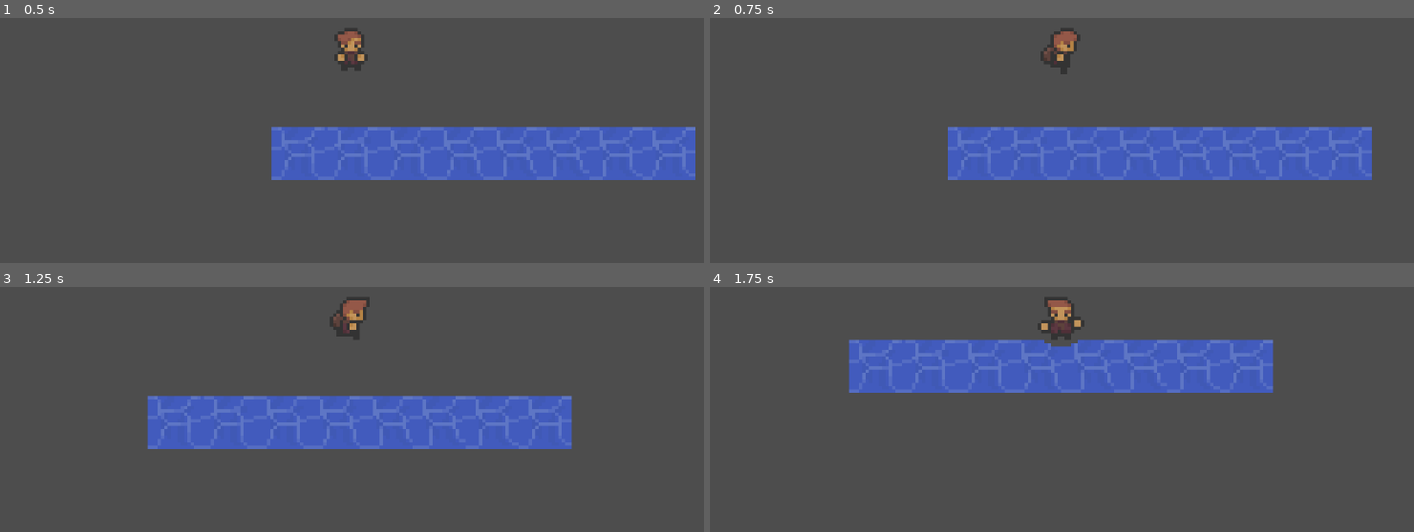
Above: before the commit, frames 1-4 (two rows, left to right).
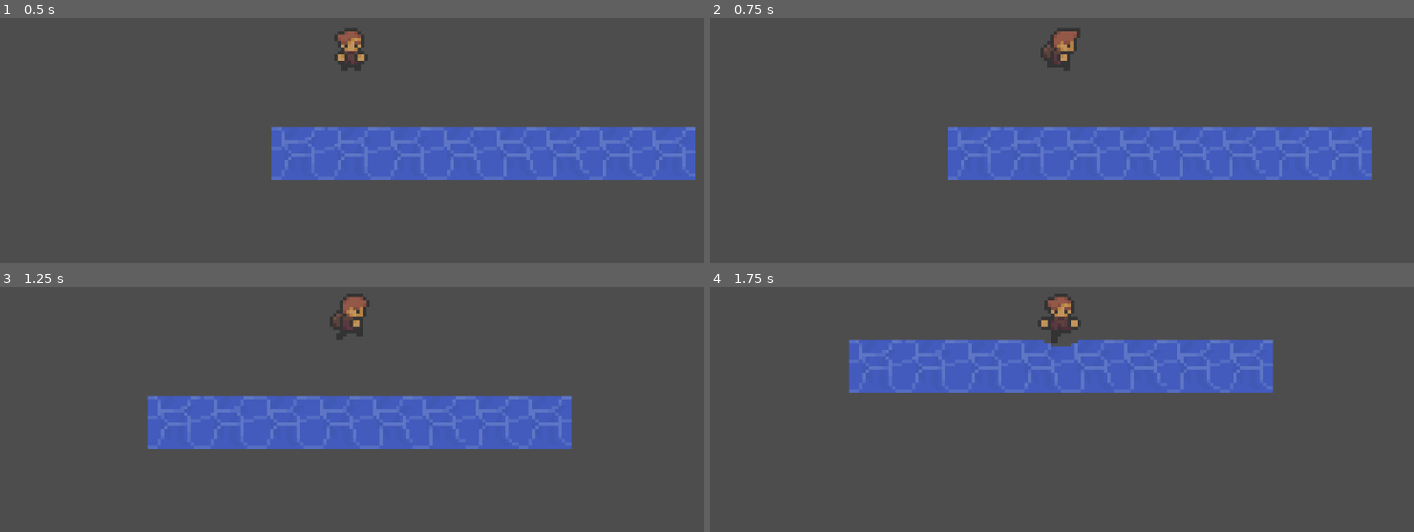
Above: after the commit, the same moments.

Repository: lilmax6969/small-seed_island-gd
Game: Godot game, scene res://scene/test.tscn
Two runs of this game, one before a commit and one after it. Both use one fixed random seed, a clock stepped at 60 frames per second and the inputs below.
Inputs (mouse positions are in pixels of both pictures, inside the frame that each line leads up to):
- Up to frame 1 (0.5 s): no input
- Up to frame 2 (0.75 s): move the mouse to (1230, 49) at 0.52 s; hold D (right) from 0.53 s (still down); click (1230, 49) at 0.6 s
- Up to frame 3 (1.25 s): keep holding D (right)
- Up to frame 4 (1.75 s): move the mouse to (907, 360) at 1.27 s; release D (right) at 1.28 s; hold S (down) from 1.28 s (still down); click (907, 360) at 1.35 s

Frame 1 is identical in both runs. In frame 2, 0.2% of the frame differs, in the area x 46-53%, y 4-23%; in frame 3, 0.3%; in frame 4, 0.4%, in the area x 46-54%, y 2-23%.

Commit message:
add attack animation

Diff:
--- a/scene/player.tscn
+++ b/scene/player.tscn
@@ -1,7 +1,107 @@
-[gd_scene load_steps=41 format=3 uid="uid://c1kiaciyi3cr3"]
+[gd_scene load_steps=69 format=3 uid="uid://c1kiaciyi3cr3"]
 
 [ext_resource type="Script" path="res://scripts/player.gd" id="1_3lobu"]
+[ext_resource type="Texture2D" uid="uid://ca7tt33fh8rwf" path="res://assets/Char_Sprites/char_attack_down_anim_strip_6.png" id="2_4yai7"]
 [ext_resource type="Texture2D" uid="uid://yje5tfmvy4wn" path="res://assets/Char_Sprites/char_spritesheet.png" id="2_a8cy8"]
+[ext_resource type="Texture2D" uid="uid://dy1s6f1jhwvhp" path="res://assets/Char_Sprites/char_attack_left_anim_strip_6.png" id="3_mec2j"]
+[ext_resource type="Texture2D" uid="uid://bajj7ux4nalsi" path="res://assets/Char_Sprites/char_attack_right_anim_strip_6.png" id="4_5yq8v"]
+[ext_resource type="Texture2D" uid="uid://n0ljtp6658xt" path="res://assets/Char_Sprites/char_attack_up_anim_strip_6.png" id="5_nknb7"]
+
+[sub_resource type="AtlasTexture" id="AtlasTexture_u5lw0"]
+atlas = ExtResource("2_4yai7")
+region = Rect2(0, 0, 48, 32)
+
+[sub_resource type="AtlasTexture" id="AtlasTexture_50erd"]
+atlas = ExtResource("2_4yai7")
+region = Rect2(48, 0, 48, 32)
+
+[sub_resource type="AtlasTexture" id="AtlasTexture_u0ggu"]
+atlas = ExtResource("2_4yai7")
+region = Rect2(96, 0, 48, 32)
+
+[sub_resource type="AtlasTexture" id="AtlasTexture_vnv32"]
+atlas = ExtResource("2_4yai7")
+region = Rect2(144, 0, 48, 32)
+
+[sub_resource type="AtlasTexture" id="AtlasTexture_ich8a"]
+atlas = ExtResource("2_4yai7")
+region = Rect2(192, 0, 48, 32)
+
+[sub_resource type="AtlasTexture" id="AtlasTexture_gdora"]
+atlas = ExtResource("2_4yai7")
+region = Rect2(240, 0, 48, 32)
+
+[sub_resource type="AtlasTexture" id="AtlasTexture_51hfw"]
+atlas = ExtResource("3_mec2j")
+region = Rect2(0, 0, 32, 48)
+
+[sub_resource type="AtlasTexture" id="AtlasTexture_skbk0"]
+atlas = ExtResource("3_mec2j")
+region = Rect2(32, 0, 32, 48)
+
+[sub_resource type="AtlasTexture" id="AtlasTexture_vd571"]
+atlas = ExtResource("3_mec2j")
+region = Rect2(64, 0, 32, 48)
+
+[sub_resource type="AtlasTexture" id="AtlasTexture_rm7bh"]
+atlas = ExtResource("3_mec2j")
+region = Rect2(96, 0, 32, 48)
+
+[sub_resource type="AtlasTexture" id="AtlasTexture_jq3bk"]
+atlas = ExtResource("3_mec2j")
+region = Rect2(128, 0, 32, 48)
+
+[sub_resource type="AtlasTexture" id="AtlasTexture_pmiyc"]
+atlas = ExtResource("3_mec2j")
+region = Rect2(160, 0, 32, 48)
+
+[sub_resource type="AtlasTexture" id="AtlasTexture_pk3ei"]
+atlas = ExtResource("4_5yq8v")
+region = Rect2(0, 0, 32, 48)
+
+[sub_resource type="AtlasTexture" id="AtlasTexture_e2233"]
+atlas = ExtResource("4_5yq8v")
+region = Rect2(32, 0, 32, 48)
+
+[sub_resource type="AtlasTexture" id="AtlasTexture_kt604"]
+atlas = ExtResource("4_5yq8v")
+region = Rect2(64, 0, 32, 48)
+
+[sub_resource type="AtlasTexture" id="AtlasTexture_wik3c"]
+atlas = ExtResource("4_5yq8v")
+region = Rect2(96, 0, 32, 48)
+
+[sub_resource type="AtlasTexture" id="AtlasTexture_8xpg7"]
+atlas = ExtResource("4_5yq8v")
+region = Rect2(128, 0, 32, 48)
+
+[sub_resource type="AtlasTexture" id="AtlasTexture_lfxsx"]
+atlas = ExtResource("4_5yq8v")
+region = Rect2(160, 0, 32, 48)
+
+[sub_resource type="AtlasTexture" id="AtlasTexture_4n40m"]
+atlas = ExtResource("5_nknb7")
+region = Rect2(0, 0, 48, 32)
+
+[sub_resource type="AtlasTexture" id="AtlasTexture_e2sgi"]
+atlas = ExtResource("5_nknb7")
+region = Rect2(48, 0, 48, 32)
+
+[sub_resource type="AtlasTexture" id="AtlasTexture_g551j"]
+atlas = ExtResource("5_nknb7")
+region = Rect2(96, 0, 48, 32)
+
+[sub_resource type="AtlasTexture" id="AtlasTexture_vwbig"]
+atlas = ExtResource("5_nknb7")
+region = Rect2(144, 0, 48, 32)
+
+[sub_resource type="AtlasTexture" id="AtlasTexture_s3wrq"]
+atlas = ExtResource("5_nknb7")
+region = Rect2(192, 0, 48, 32)
+
+[sub_resource type="AtlasTexture" id="AtlasTexture_c3hji"]
+atlas = ExtResource("5_nknb7")
+region = Rect2(240, 0, 48, 32)
 
 [sub_resource type="AtlasTexture" id="AtlasTexture_vmw6c"]
 atlas = ExtResource("2_a8cy8")
@@ -149,6 +249,98 @@
 
 [sub_resource type="SpriteFrames" id="SpriteFrames_s3g4x"]
 animations = [{
+"frames": [{
+"duration": 1.0,
+"texture": SubResource("AtlasTexture_u5lw0")
+}, {
+"duration": 1.0,
+"texture": SubResource("AtlasTexture_50erd")
+}, {
+"duration": 1.0,
+"texture": SubResource("AtlasTexture_u0ggu")
+}, {
+"duration": 1.0,
+"texture": SubResource("AtlasTexture_vnv32")
+}, {
+"duration": 1.0,
+"texture": SubResource("AtlasTexture_ich8a")
+}, {
+"duration": 1.0,
+"texture": SubResource("AtlasTexture_gdora")
+}],
+"loop": true,
+"name": &"attack_down",
+"speed": 5.0
+}, {
+"frames": [{
+"duration": 1.0,
+"texture": SubResource("AtlasTexture_51hfw")
+}, {
+"duration": 1.0,
+"texture": SubResource("AtlasTexture_skbk0")
+}, {
+"duration": 1.0,
+"texture": SubResource("AtlasTexture_vd571")
+}, {
+"duration": 1.0,
+"texture": SubResource("AtlasTexture_rm7bh")
+}, {
+"duration": 1.0,
+"texture": SubResource("AtlasTexture_jq3bk")
+}, {
+"duration": 1.0,
+"texture": SubResource("AtlasTexture_pmiyc")
+}],
+"loop": true,
+"name": &"attack_left",
+"speed": 5.0
+}, {
+"frames": [{
+"duration": 2.0,
+"texture": SubResource("AtlasTexture_pk3ei")
+}, {
+"duration": 2.0,
+"texture": SubResource("AtlasTexture_e2233")
+}, {
+"duration": 2.0,
+"texture": SubResource("AtlasTexture_kt604")
+}, {
+"duration": 2.0,
+"texture": SubResource("AtlasTexture_wik3c")
+}, {
+"duration": 2.0,
+"texture": SubResource("AtlasTexture_8xpg7")
+}, {
+"duration": 2.0,
+"texture": SubResource("AtlasTexture_lfxsx")
+}],
+"loop": true,
+"name": &"attack_right",
+"speed": 5.0
+}, {
+"frames": [{
+"duration": 1.0,
+"texture": SubResource("AtlasTexture_4n40m")
+}, {
+"duration": 1.0,
+"texture": SubResource("AtlasTexture_e2sgi")
+}, {
+"duration": 1.0,
+"texture": SubResource("AtlasTexture_g551j")
+}, {
+"duration": 1.0,
+"texture": SubResource("AtlasTexture_vwbig")
+}, {
+"duration": 1.0,
+"texture": SubResource("AtlasTexture_s3wrq")
+}, {
+"duration": 1.0,
+"texture": SubResource("AtlasTexture_c3hji")
+}],
+"loop": true,
+"name": &"attack_up",
+"speed": 5.0
+}, {
 "frames": [{
 "duration": 1.0,
 "texture": SubResource("AtlasTexture_vmw6c")
@@ -297,7 +489,7 @@
 [node name="Animator" type="AnimatedSprite2D" parent="."]
 position = Vector2(0, -6)
 sprite_frames = SubResource("SpriteFrames_s3g4x")
-animation = &"walk_down"
+animation = &"attack_right"
 autoplay = "idle_down"
 
 [node name="CollisionShape2D" type="CollisionShape2D" parent="."]
--- a/scripts/player.gd
+++ b/scripts/player.gd
@@ -8,10 +8,16 @@
 
 var input_direction: Vector2 = Vector2.ZERO
 var last_direction: Vector2 = Vector2.DOWN
+var attack: bool = false
+
+func input():
+	input_direction = Input.get_vector("left", "right", "up", "down").normalized()
+	if Input.is_action_just_pressed("attack"): attack = true
+	else: attack = false
 
 func _physics_process(delta: float) -> void:
 	# Direction
-	input_direction = Input.get_vector("left", "right", "up", "down").normalized()
+	input()
 	last_direction = input_direction if input_direction != Vector2.ZERO else last_direction
 
 	animate()
@@ -47,6 +53,8 @@
 	# Idle animation
 	if not input_direction:
 		idle_animations()
+	elif attack == true:
+		attack_animation()
 	else:
 		walk_animations()
 
@@ -70,3 +78,11 @@
 		ANIMATOR.play("walk_up")
 	else:
 		ANIMATOR.play("walk_side")
+
+func attack_animation() -> void:
+	if input_direction.y > 0:
+		ANIMATOR.play("attack_down")
+	elif input_direction.y < 0:
+		ANIMATOR.play("attack_up")
+	else:
+		ANIMATOR.play("attack_right")
Not shown: 1 places in scene/test.tscn that only renumber resources
